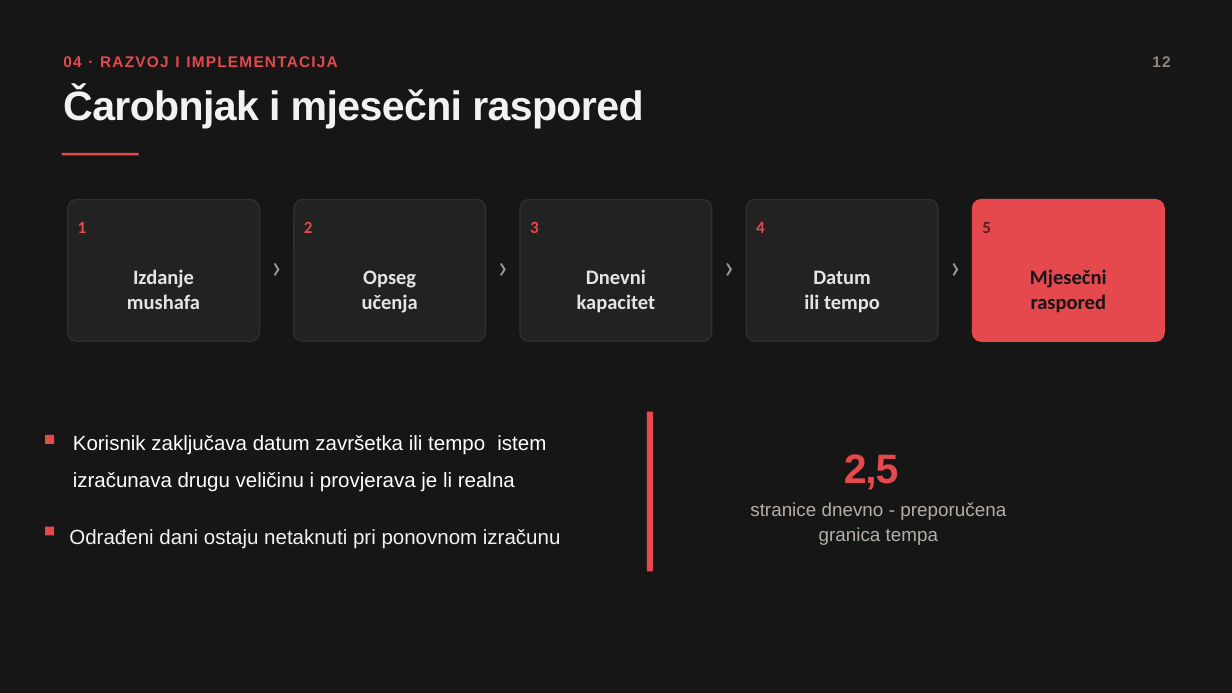
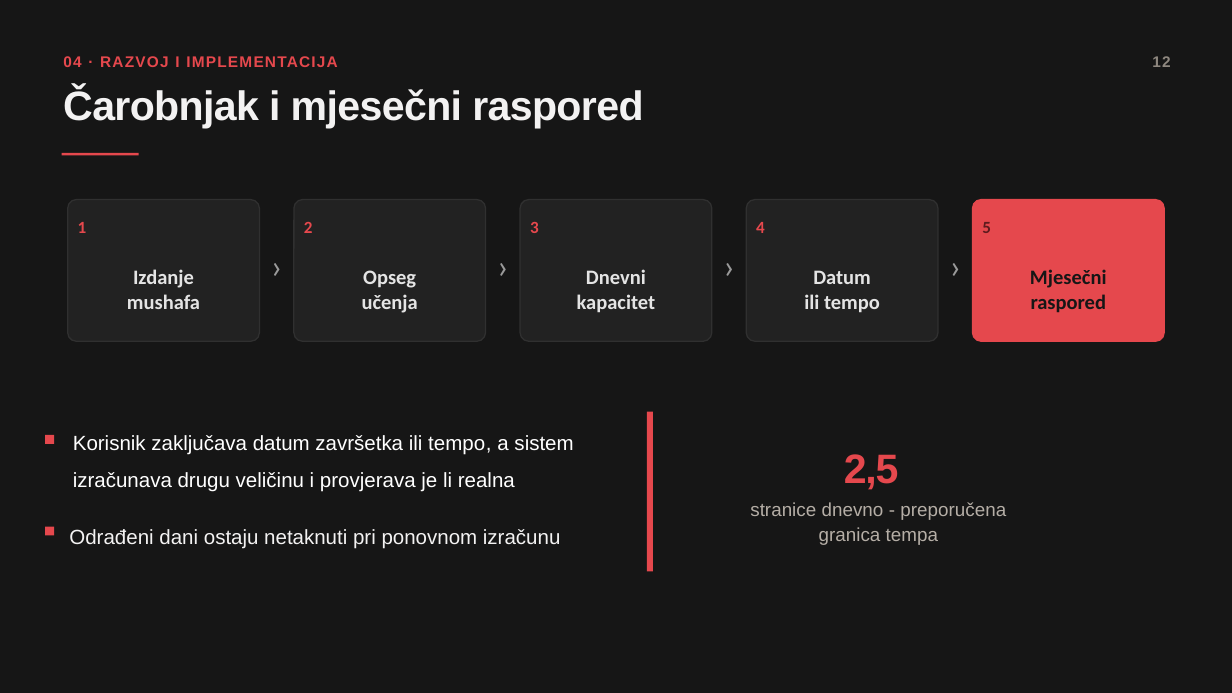
Before and after one commit to Amira-Mehic/Tmizan, a slide deck: slide 12 of Diplomski_Rad_Prezentacija_Amira_Mehić .pptx. Drawn at 1232x693 pixels with LibreOffice and Linux fonts; fonts in the diff are those of the drawing. Boxes give left, top, right and bottom in pixels: in the first picture for what was removed or moved away, otherwise in the second. Text is boxed around its words. In the diff, an @@ line names an element or a change of style, - is before the commit and + after.

```diff
--- a/Diplomski_Rad_Prezentacija_Amira_Mehić .pptx
+++ b/Diplomski_Rad_Prezentacija_Amira_Mehić .pptx
@@ text at (x1=73, y1=435, x2=573, y2=492): text changed @@
-Korisnik zaključava datum završetka ili tempo istem izračunava drugu veličinu i provjerava je li realna
+Korisnik zaključava datum završetka ili tempo, a sistem izračunava drugu veličinu i provjerava je li realna
```
Also in this commit, not shown: 1 other slide changed, 1 other file.
